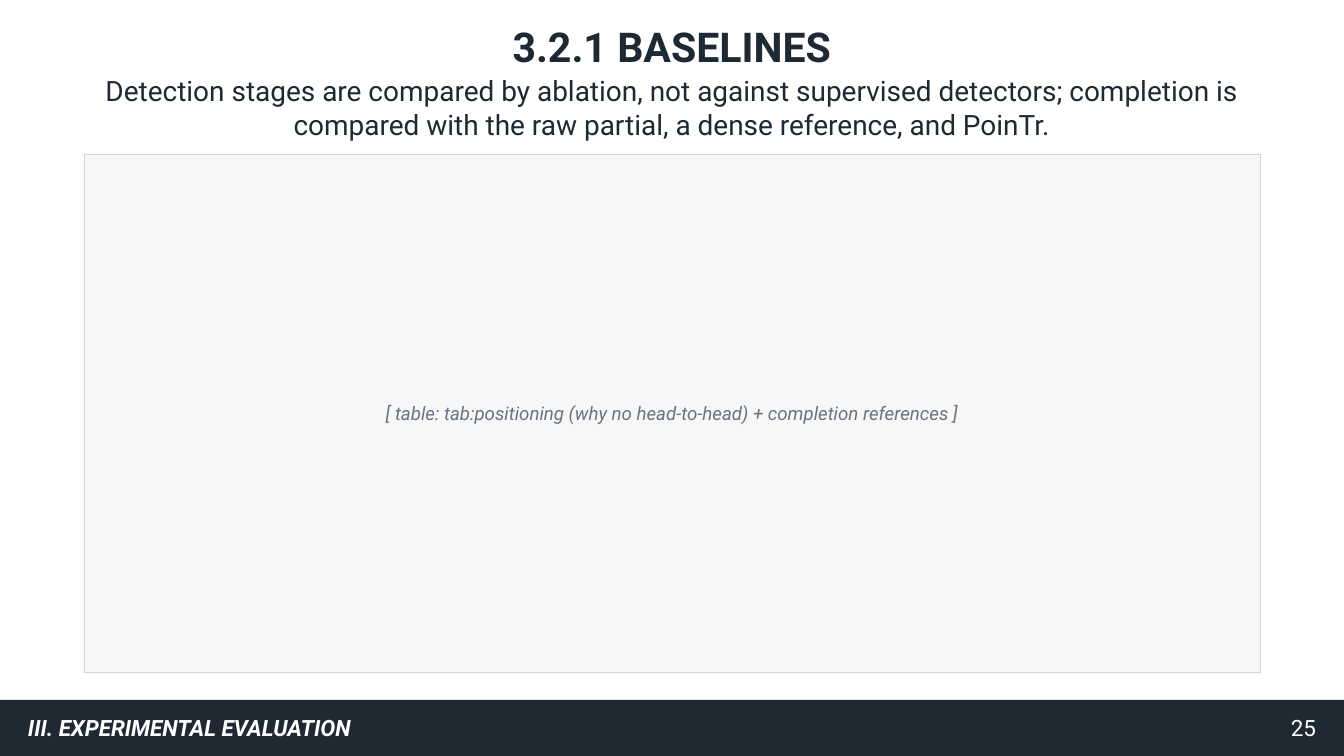
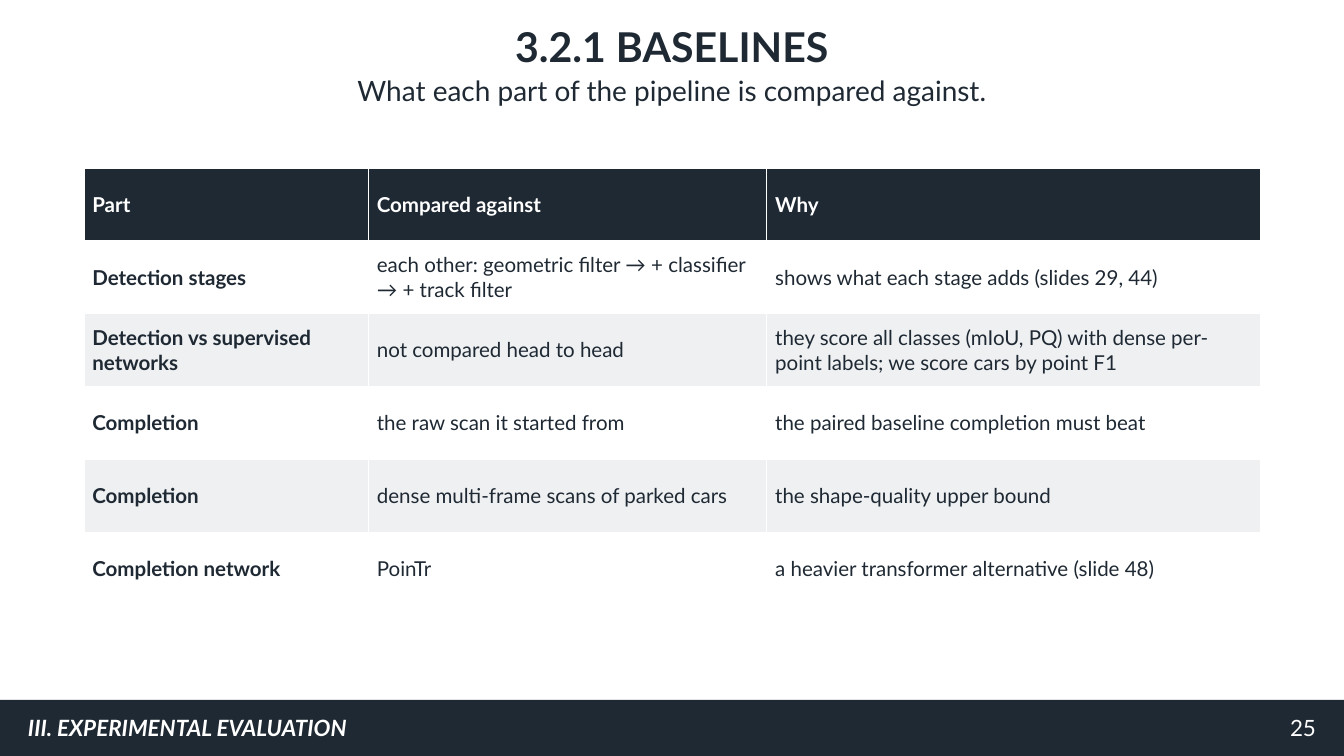
Before and after one commit to gooners006/LIDAR_Segmentation, a slide deck: slide 25 of docs/defense/deck_v2.pptx. Drawn at 1344x756 pixels with LibreOffice and Linux fonts; fonts in the diff are those of the drawing. Boxes give left, top, right and bottom in pixels: in the first picture for what was removed or moved away, otherwise in the second. Text is boxed around its words. In the diff, an @@ line names an element or a change of style, - is before the commit and + after.

```diff
--- a/docs/defense/deck_v2.pptx
+++ b/docs/defense/deck_v2.pptx
@@ text at bbox=[357, 80, 986, 106]: text changed; font Roboto to Lato @@
-Detection stages are compared by ablation, not against supervised detectors; completion is compared with the raw partial, a dense reference, and PoinTr.
+What each part of the pipeline is compared against.
@@ rectangle removed at bbox=[84, 154, 1260, 672] @@
@@ table added at bbox=[84, 168, 1260, 605], 6 rows, 3 columns @@
+Part | Compared against | Why
+Detection stages | each other: geometric filter → + classifier → + track filter | shows what each stage adds (slides 29, 44)
+Detection vs supervised networks | not compared head to head | they score all classes (mIoU, PQ) with dense per-point labels; we score cars by point F1
+Completion | the raw scan it started from | the paired baseline completion must beat
+Completion | dense multi-frame scans of parked cars | the shape-quality upper bound
+Completion network | PoinTr | a heavier transformer alternative (slide 48)
@@ text removed at bbox=[395, 405, 948, 424] @@
-[ table: tab:positioning (why no head-to-head) + completion references ]
@@ font Roboto to Lato in 3 elements at bbox=[515, 32, 828, 63], bbox=[28, 719, 347, 736], bbox=[1290, 719, 1316, 736] @@
```
Also in this commit, not shown: 56 other slides changed, 4 slides added, 4 slides removed, 53 other files.
